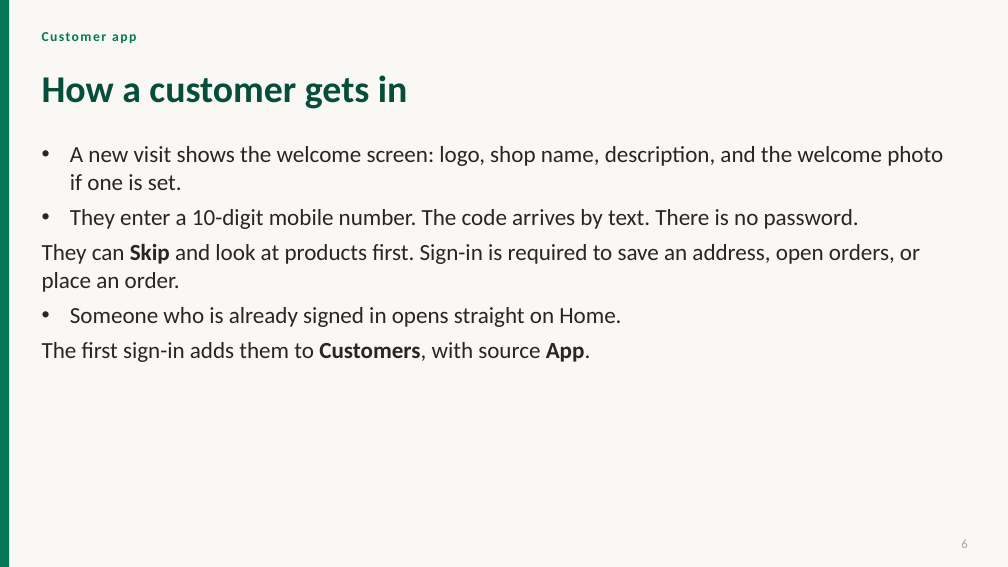
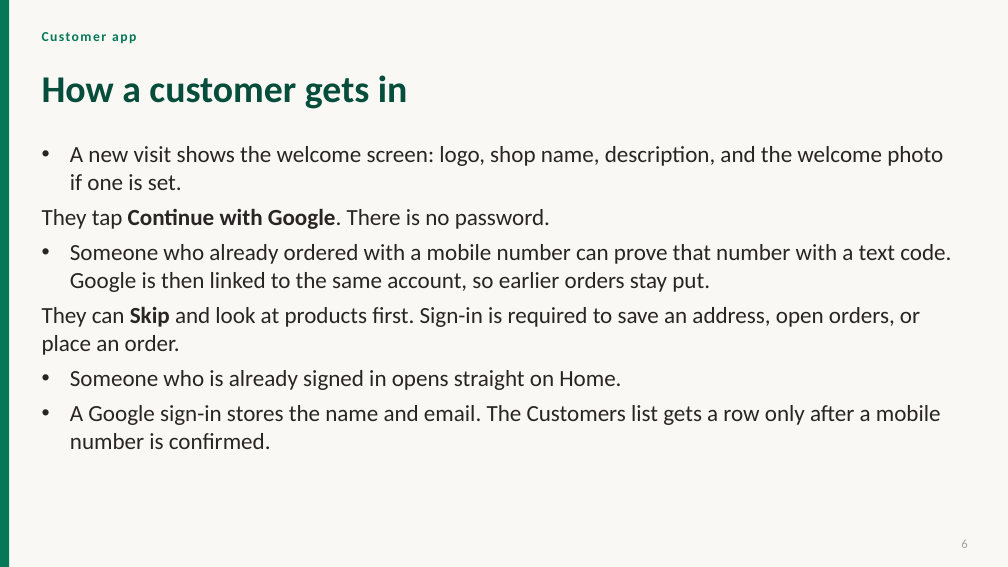
Before and after one commit to ragavan-Aihub/Order-app, a slide deck: slide 6 of docs/pdf/Project-Presentation.pptx. Drawn at 1008x567 pixels with LibreOffice and Linux fonts; fonts in the diff are those of the drawing. Boxes give left, top, right and bottom in pixels: in the first picture for what was removed or moved away, otherwise in the second. Text is boxed around its words. In the diff, an @@ line names an element or a change of style, - is before the commit and + after.

```diff
--- a/docs/pdf/Project-Presentation.pptx
+++ b/docs/pdf/Project-Presentation.pptx
@@ text at [42,208,951,292]: text changed @@
-• They enter a 10-digit mobile number. The code arrives by text. There is no password.
+• They tap Continue with Google. There is no password.
+• Someone who already ordered with a mobile number can prove that number with a text code. Google is then linked to the same account, so earlier orders stay put.
@@ text at [70,405,941,449]: text changed @@
-• The first sign-in adds them to Customers, with source App.
+• A Google sign-in stores the name and email. The Customers list gets a row only after a mobile number is confirmed.
```
Also in this commit, not shown: 4 other slides changed, 34 other files.
